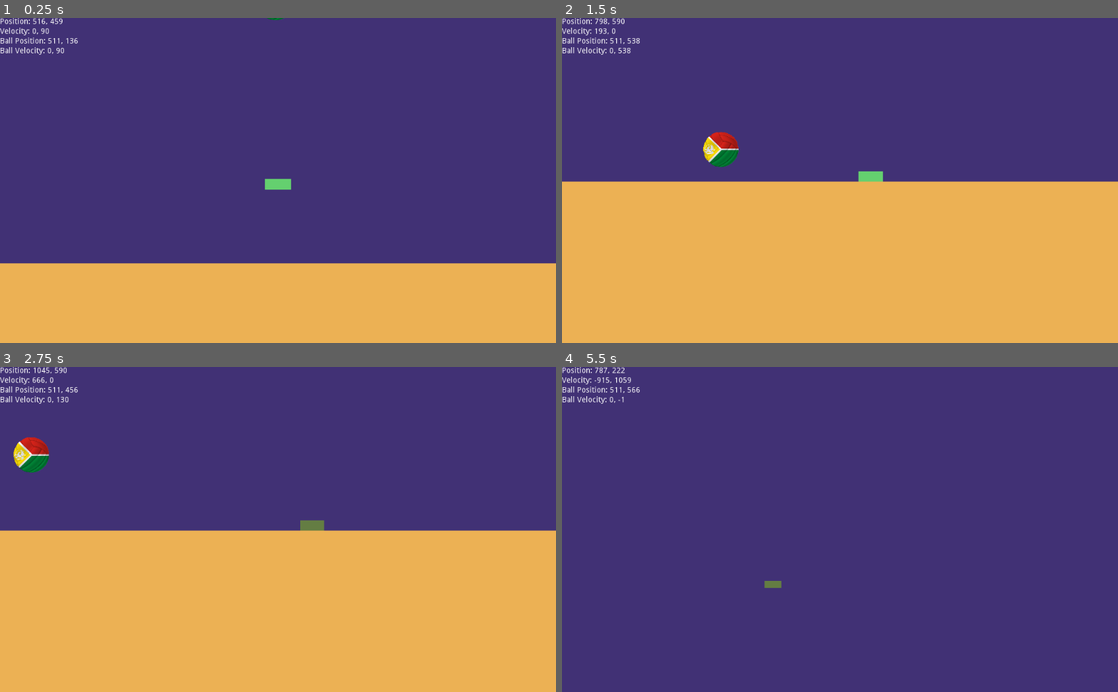
Above: before the commit, frames 1-4 (two rows, left to right).
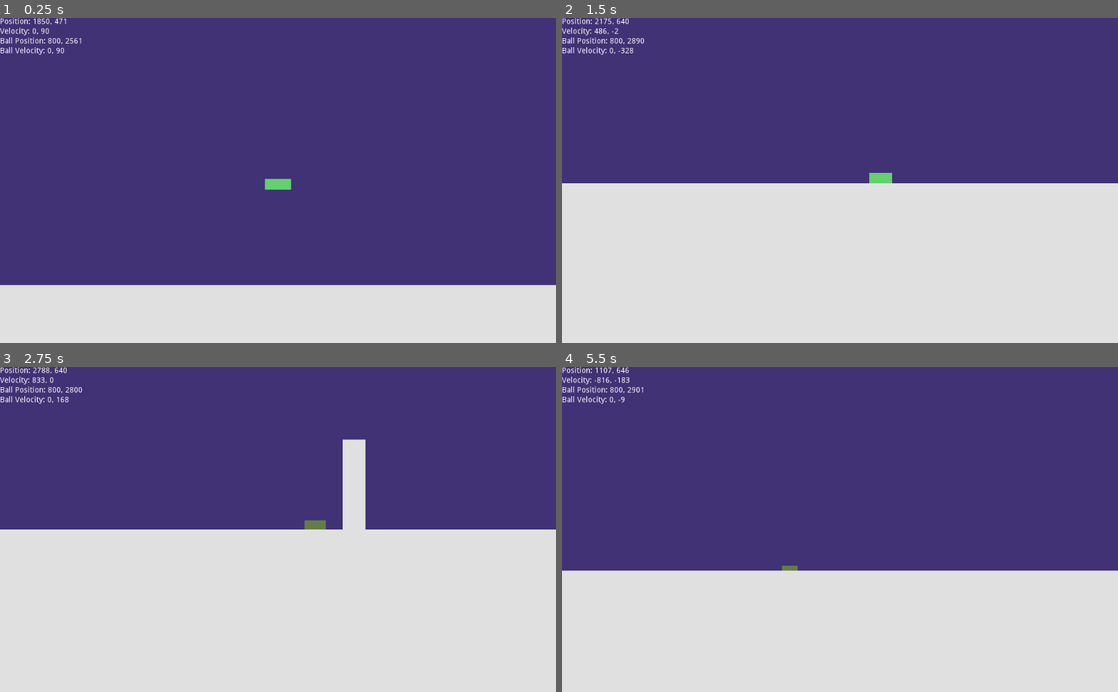
Above: after the commit, the same moments.

Repository: nourthe/spaceship-ball
Game: Godot game, scene res://objects/levels/tutorial.tscn
The game is run twice, just before and just after one commit, with the same random seed, the same clock (stepped at 60 frames per second) and the same inputs. Before the commit the project starts from res://objects/levels/base.tscn.
Inputs:
- Up to frame 1 (0.25 s): no input
- Up to frame 2 (1.5 s): hold Right (pj1-right) 0.53-1.28 s; hold Space (pj1-boost) 0.53-1.28 s; hold Down (pj1-down) from 1.28 s (still down); tap Space (pj1-boost) at 1.35 s
- Up to frame 3 (2.75 s): release Down (pj1-down) at 2.03 s; hold Right (pj1-right) from 2.03 s (still down); hold Space (pj1-boost) from 2.03 s (still down)
- Up to frame 4 (5.5 s): release Right (pj1-right) at 2.78 s; release Space (pj1-boost) at 2.78 s; hold Up (pj1-up) 2.78-3.53 s; tap Space (pj1-boost) at 2.85, 4.35 s; hold Space (pj1-boost) 3.53-4.28 s; hold Left (pj1-left) 3.53-5.03 s; hold Down (pj1-down) from 5.03 s (still down); hold Space (pj1-boost) from 5.03 s (still down)

The runs differ from the first frame. In frame 1, 25% of the frame differs, in the area x 0-100%, y 0-100%; in frame 2, 51%; in frame 3, 52%; in frame 4, 38%.

Commit message:
Nuevas fisicas de rebote.

Diff:
--- a/objects/ball/ball.tscn
+++ b/objects/ball/ball.tscn
@@ -1,12 +1,17 @@
-[gd_scene load_steps=4 format=2]
+[gd_scene load_steps=5 format=2]
 
 [ext_resource path="res://rl.jpg" type="Texture" id=1]
 [ext_resource path="res://objects/ball/iran.png" type="Texture" id=2]
 
-[sub_resource type="CircleShape2D" id=1]
+[sub_resource type="PhysicsMaterial" id=1]
+friction = 0.25
+bounce = 0.4
+
+[sub_resource type="CircleShape2D" id=2]
 
 [node name="ball" type="RigidBody2D"]
-mass = 0.5
+mass = 0.461538
+physics_material_override = SubResource( 1 )
 
 [node name="rl" type="Sprite" parent="."]
 visible = false
--- a/objects/levels/tutorial.tscn
+++ b/objects/levels/tutorial.tscn
@@ -1,8 +1,12 @@
-[gd_scene load_steps=2 format=2]
+[gd_scene load_steps=3 format=2]
 
 [ext_resource path="res://objects/levels/base.tscn" type="PackedScene" id=1]
 
-[node name="tutorial" index="0" instance=ExtResource( 1 )]
+[sub_resource type="PhysicsMaterial" id=1]
+friction = 0.6
+bounce = 0.1
+
+[node name="tutorial" instance=ExtResource( 1 )]
 
 [node name="ball" parent="." index="0"]
 position = Vector2( 800, 2550 )
@@ -12,6 +16,7 @@
 
 [node name="map" parent="." index="2"]
 position = Vector2( 2000, 1750 )
+physics_material_override = SubResource( 1 )
 color = Color( 0.882353, 0.882353, 0.882353, 1 )
 
 [node name="form" parent="map" index="0"]
--- a/objects/rocket/rocket.gd
+++ b/objects/rocket/rocket.gd
@@ -1,6 +1,6 @@
 extends RigidBody2D
 
-var aceleration = Vector2(700, 1000)
+var aceleration = Vector2(800, 1300)
 var boost = 1.8
 var mbounce = 2#.16
 
--- a/objects/rocket/rocket.tscn
+++ b/objects/rocket/rocket.tscn
@@ -4,9 +4,8 @@
 [ext_resource path="res://rl.jpg" type="Texture" id=2]
 
 [sub_resource type="PhysicsMaterial" id=1]
-friction = 1.4
-bounce = 0.4
-absorbent = true
+friction = 0.24
+bounce = 0.08
 
 [sub_resource type="CapsuleShape2D" id=2]
 radius = 9.87047
@@ -14,7 +13,7 @@
 
 [node name="rocket" type="RigidBody2D"]
 mode = 2
-mass = 0.9
+mass = 1.53846
 physics_material_override = SubResource( 1 )
 contacts_reported = 2
 contact_monitor = true
--- a/project.godot
+++ b/project.godot
@@ -51,7 +51,7 @@
 [application]
 
 config/name="rocket-dribbling"
-run/main_scene="res://objects/levels/base.tscn"
+run/main_scene="res://objects/levels/tutorial.tscn"
 config/icon="res://icon.png"
 
 [input]
Not shown: 1 places in objects/ball/ball.tscn that only renumber resources
